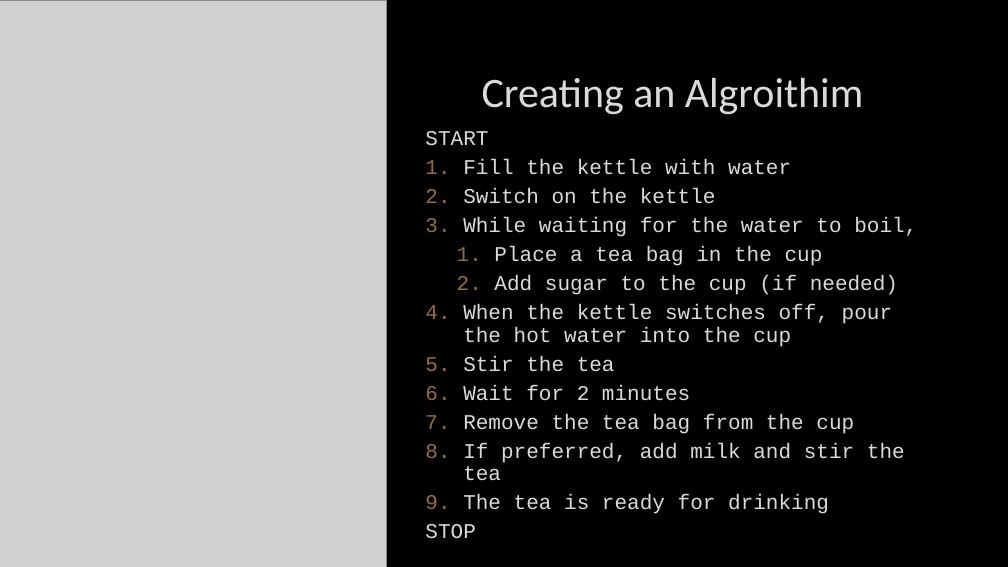
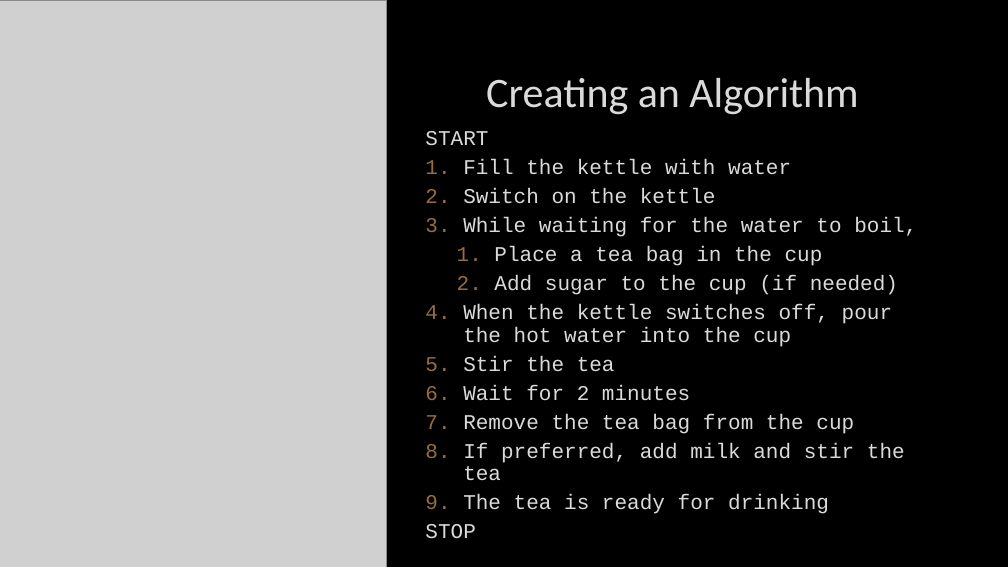
Before and after one commit to JFinnTeacher/TY-Introduction-to-Coding-with-Python, a slide deck: slide 9 of Lesson 05 - Algorithms and Pseudocode/Teaching Assets/Lesson 05 - Algorithms and Pseudocode.pptx. Drawn at 1008x567 pixels with LibreOffice and Linux fonts; fonts in the diff are those of the drawing; grey boxes stand for pictures; background and template pictures are left out. Boxes give left, top, right and bottom in pixels: in the first picture for what was removed or moved away, otherwise in the second. Text is boxed around its words. In the diff, an @@ line names an element or a change of style, - is before the commit and + after.

```diff
--- a/Lesson 05 - Algorithms and Pseudocode/Teaching Assets/Lesson 05 - Algorithms and Pseudocode.pptx
+++ b/Lesson 05 - Algorithms and Pseudocode/Teaching Assets/Lesson 05 - Algorithms and Pseudocode.pptx
@@ title at <box>486,78,858,115</box>: text changed @@
-Creating an Algroithim
+Creating an Algorithm
```
Also in this commit, not shown: 1 other slide changed, 4 other files.
